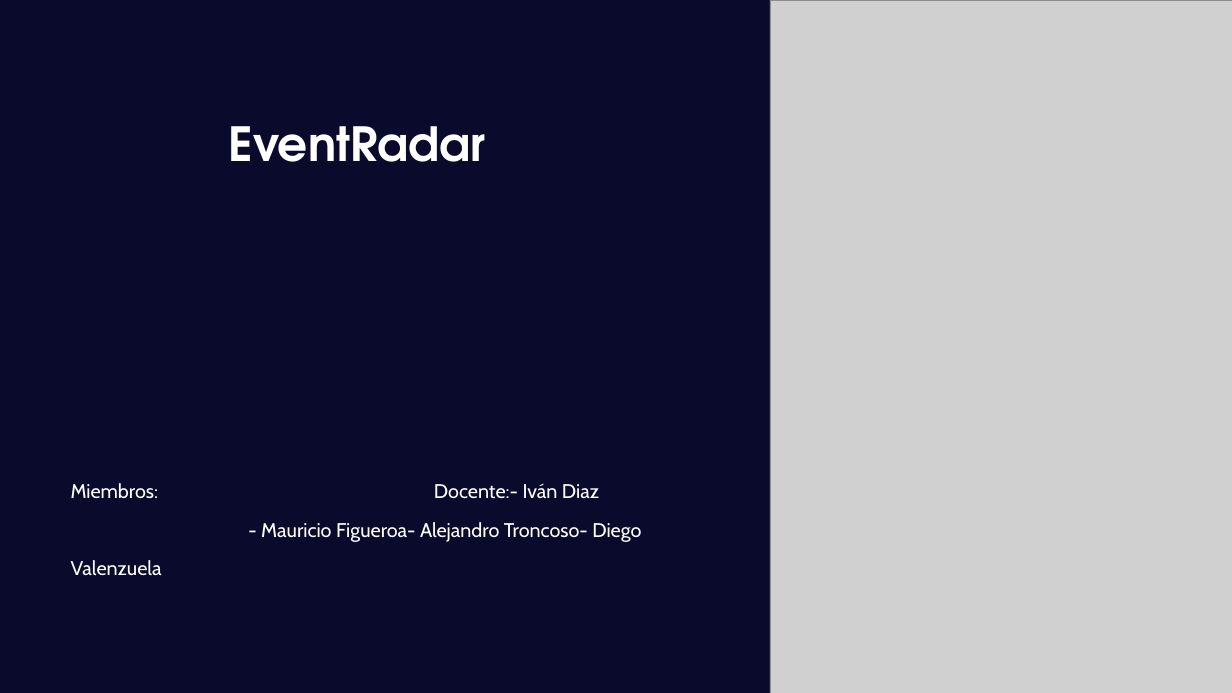
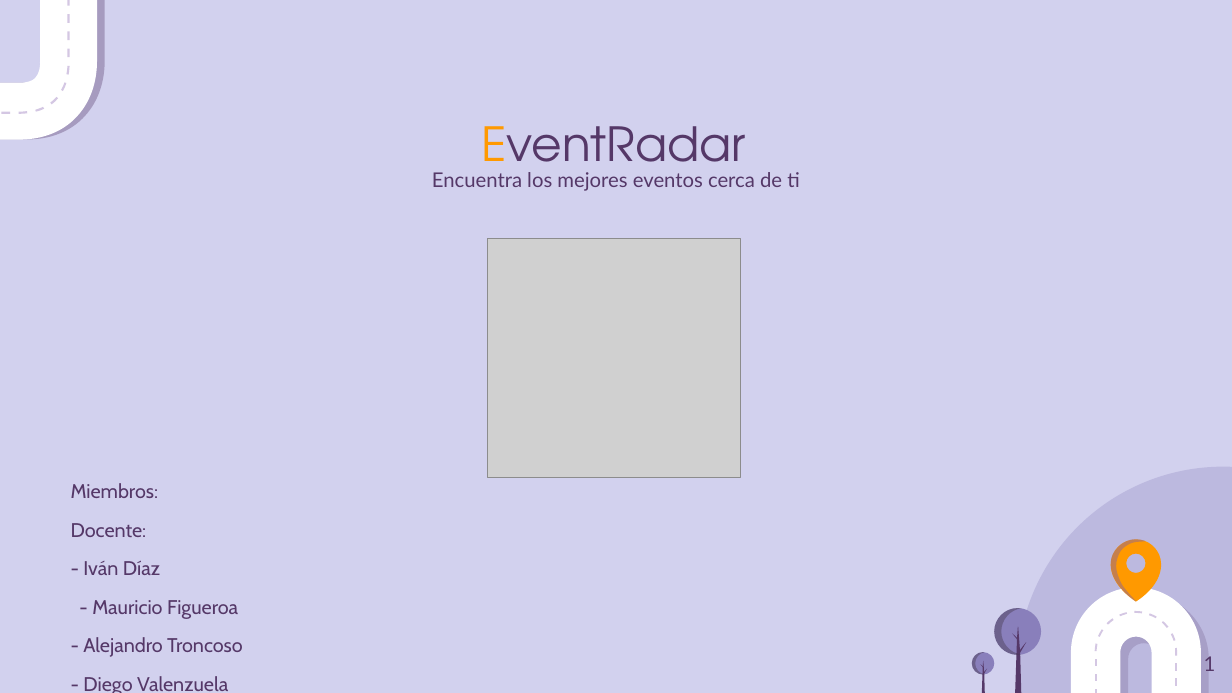
Before and after one commit to 33314dd/Grupo7, a slide deck: slide 1 of fase2/Evidencias Proyecto/EventRadar.pptx. Drawn at 1232x693 pixels with LibreOffice and Linux fonts; fonts in the diff are those of the drawing; grey boxes stand for pictures; background and template pictures are left out; a plain dark background stands for a picture behind light text. Boxes give left, top, right and bottom in pixels: in the first picture for what was removed or moved away, otherwise in the second. Text is boxed around its words. In the diff, an @@ line names an element or a change of style, - is before the commit and + after.

```diff
--- a/fase2/Evidencias Proyecto/EventRadar.pptx
+++ b/fase2/Evidencias Proyecto/EventRadar.pptx
@@ background picture (left out) to #D2D1EE @@
@@ rectangle removed at (0,0,1232,693) @@
@@ freeform shape added at (0,0,97,139), fill #FFFFFF @@
@@ freeform shape added at (0,0,70,114), fill #D4C7E3 @@
@@ picture removed at (770,0,1232,693) @@
@@ text removed at (229,126,486,162) @@
-EventRadar
@@ text added at (482,126,747,184), 44 pt, text #553868 @@
+EventRadar
@@ text added at (432,172,800,191), 19 pt, text #553868 @@
+Encuentra los mejores eventos cerca de ti
@@ picture added at (487,238,740,477) @@
@@ ellipse added at (1017,467,1232,693), fill #897FBB at 29% opacity @@
@@ text at (71,483,243,693): text changed; text colour #FFFFFF to #553868 @@
-Miembros: Docente:- Iván Diaz - Mauricio Figueroa- Alejandro Troncoso- Diego Valenzuela
+Miembros: Docente:
+- Iván Díaz - Mauricio Figueroa
+- Alejandro Troncoso
+- Diego Valenzuela
@@ freeform shape added at (1110,539,1161,601), fill #FF9900 @@
@@ freeform shape added at (1111,539,1146,601), fill #8162A7 at 46% opacity @@
@@ group added at (1071,588,1201,693): 15 freeform shapes @@
@@ group added at (972,608,1041,693): 6 freeform shapes @@
@@ page number added at (1204,656,1216,671), 19 pt, text #553868 @@
+1
```
Also in this commit, not shown: 5 other slides changed, 22 slides added, 8 slides removed, 9 other files.
